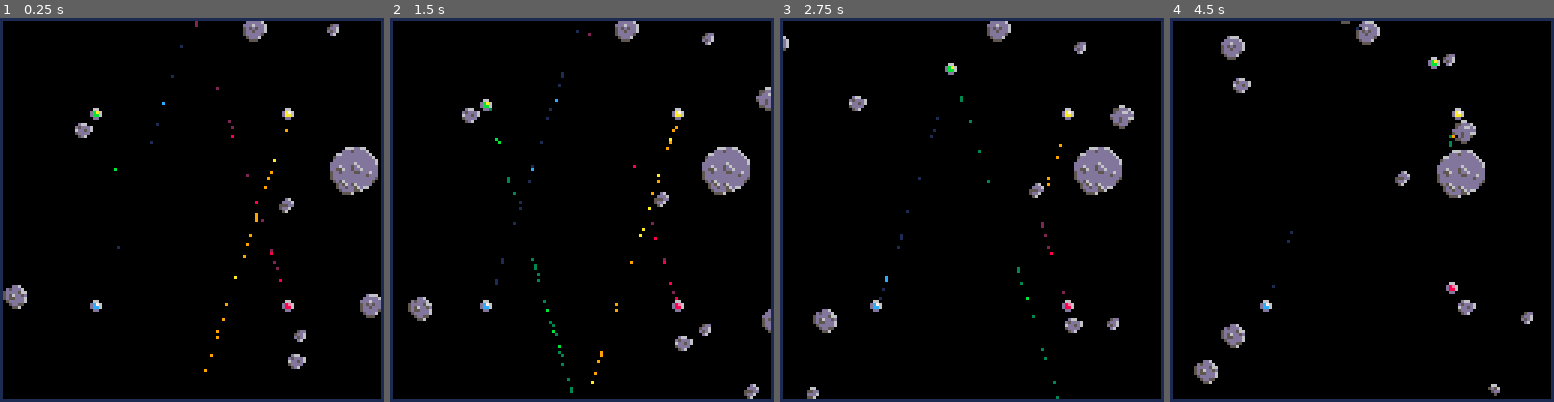
Above: before the commit, frames 1-4 (left to right).
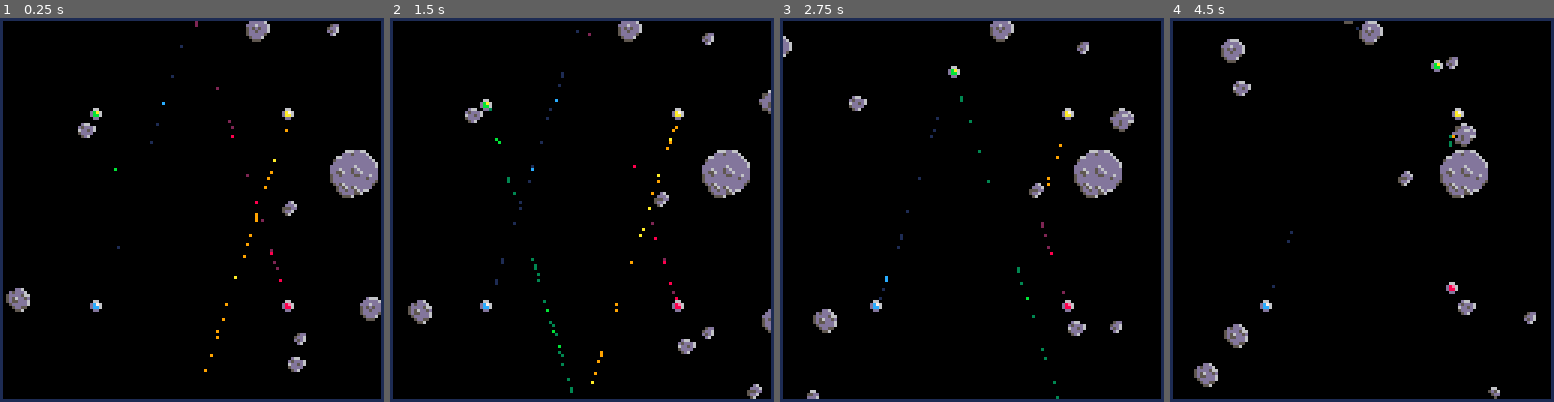
Above: after the commit, the same moments.

Repository: Ramito/PICO-8-Projects
Game: PICO-8 cartridge laserduel.p8
Same seed, same stepped clock (60 frames per second), same inputs: the game is played once before the commit and once after it.
Inputs:
- Up to frame 1 (0.25 s): no input
- Up to frame 2 (1.5 s): tap X (X key) at 0.33, 1.07 s; tap O (Z key) at 0.7 s
- Up to frame 3 (2.75 s): hold Right 1.6-2.1 s; tap O (Z key) at 1.7, 2.1, 2.5 s; tap X (X key) at 1.85 s; hold Up 2.15-2.42 s; hold Right from 2.47 s (still down)
- Up to frame 4 (4.5 s): tap O (Z key) every 0.4 s from 2.9 to 4.1 s; tap X (X key) at 2.97, 4.08 s; release Right at 3.03 s; hold Left 3.08-3.58 s; hold Down 3.63-3.97 s; hold Right from 4.02 s (still down)

The runs differ from the first frame. In frame 1, 1.7% of the frame differs, in the area x 0-100%, y 0-93%; in frame 2, 1.6%; in frame 3, 1.6%; in frame 4, 2.3%, in the area x 6-96%, y 0-100%.

Commit message:
Fixed sprite offsets

Diff:
--- a/laserduel.p8
+++ b/laserduel.p8
@@ -320,7 +320,7 @@
 function draw_ufo(ufo)
 	apply_pal(ufo.index)
 	local r=ufo.attributes.radius
-	spr(1,ufo.pos.x-r,ufo.pos.y-r)
+	spr(1,flr(ufo.pos.x-r+0.5),flr(ufo.pos.y-r+0.5))
 end
 
 explosions={}
@@ -746,8 +746,8 @@
 function draw_asteroid(ast)
  local attrs=ast.attributes
 	spr(attrs.sprite
-	,ast.pos.x-attrs.radius
-	,ast.pos.y-attrs.radius
+	,flr(ast.pos.x-attrs.radius+0.5)
+	,flr(ast.pos.y-attrs.radius+0.5)
 	,attrs.sprite_w
 	,attrs.sprite_w)
 end
